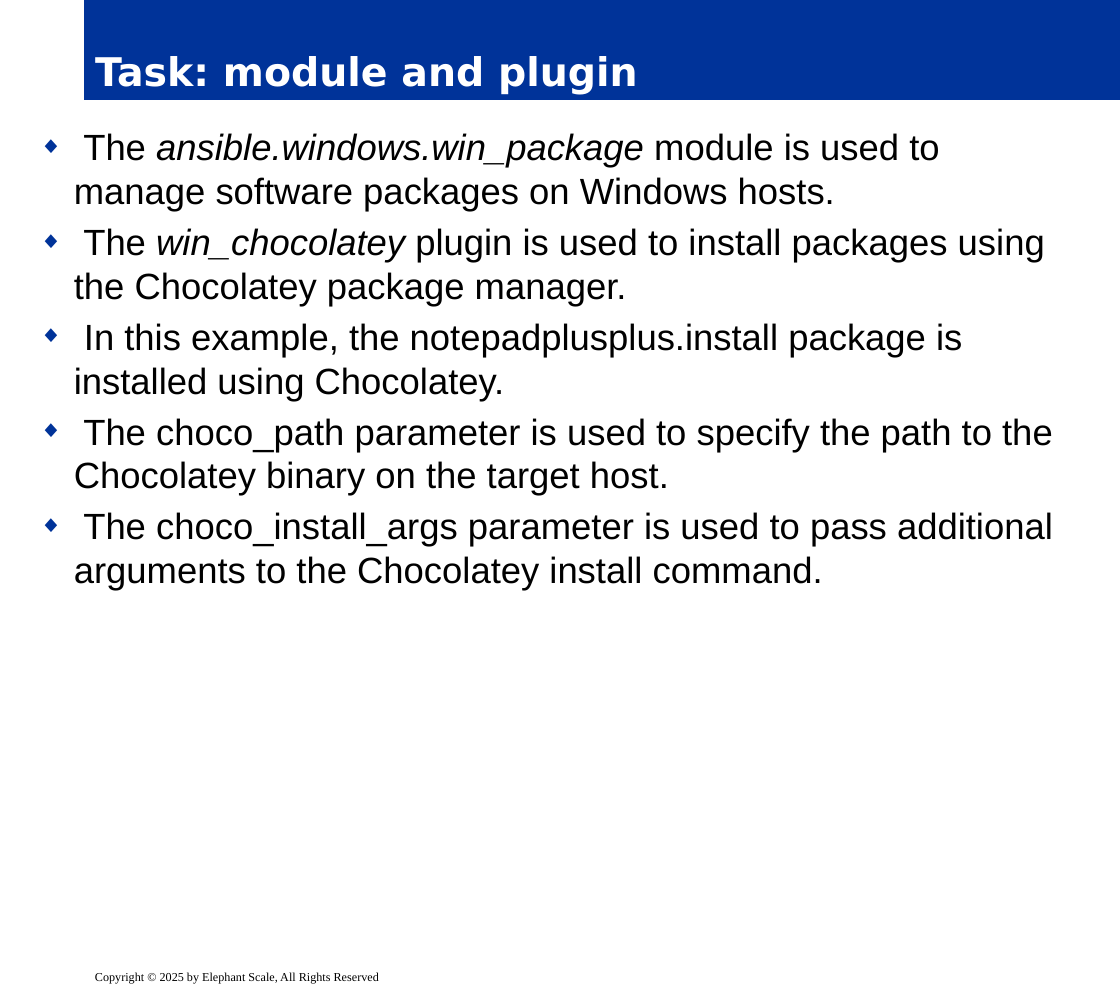
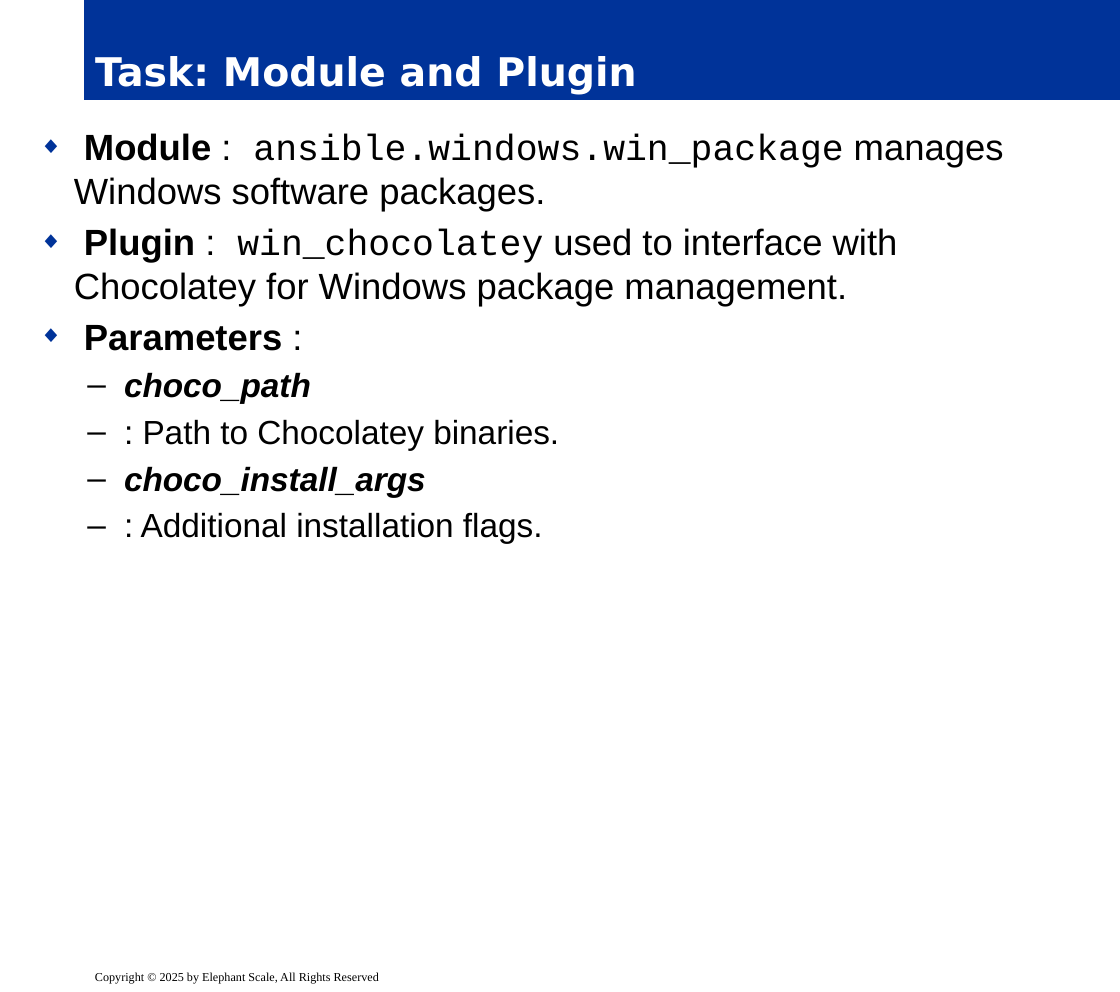
Before and after one commit to elephantscale/es-training-new, a slide deck: slide 74 of ansible/release/03__ansible-playbook.pptx (slide 83 before the commit). Drawn at 1120x992 pixels with LibreOffice and Linux fonts; fonts in the diff are those of the drawing; background and template pictures are left out. Boxes give left, top, right and bottom in pixels: in the first picture for what was removed or moved away, otherwise in the second. Text is boxed around its words. In the diff, an @@ line names an element or a change of style, - is before the commit and + after.

```diff
--- a/ansible/release/03__ansible-playbook.pptx
+++ b/ansible/release/03__ansible-playbook.pptx
@@ title at bbox=[95, 56, 636, 95]: text changed @@
-Task: module and plugin
+Task: Module and Plugin
@@ text at bbox=[74, 133, 1004, 544]: text changed @@
-◆ The ansible.windows.win_package module is used to manage software packages on Windows hosts.
-◆ The win_chocolatey plugin is used to install packages using the Chocolatey package manager.
-◆ In this example, the notepadplusplus.install package is installed using Chocolatey.
-◆ The choco_path parameter is used to specify the path to the Chocolatey binary on the target host.
-◆ The choco_install_args parameter is used to pass additional arguments to the Chocolatey install command.
+◆ Module : ansible.windows.win_package manages Windows software packages.
+◆ Plugin : win_chocolatey used to interface with Chocolatey for Windows package management.
+◆ Parameters :
+  – choco_path
+  – : Path to Chocolatey binaries.
+  – choco_install_args
+  – : Additional installation flags.
```
Also in this commit, not shown: 73 other slides changed, 28 slides added, 17 slides removed, 6 other files.
